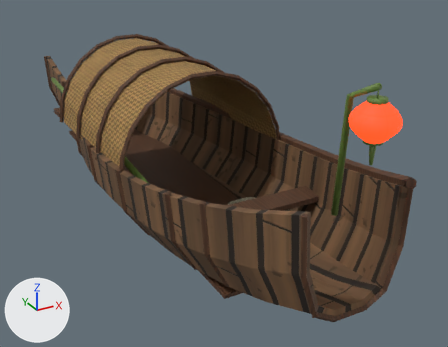
Before and after pictures for a commit that changed the glTF model godot/assets/environment/fishing_boat.glb.
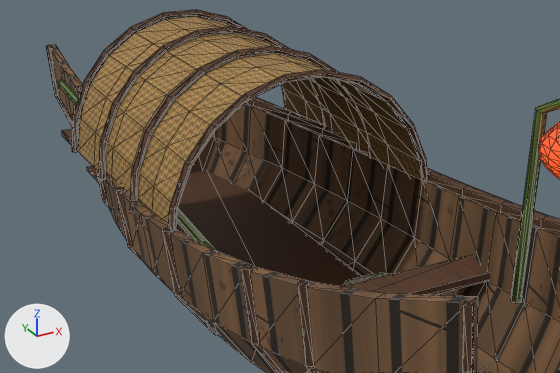
The first picture shows the older version from a 50 mm camera at (-2.04, -4.73, 2.51) aimed at (0.5, -0.11, 0.2). The close-ups show the older and then the newer version on the part from 3% to 81% of the width and 8% to 75% of the height of that picture. Only the edits that show in the close-ups are written down. Every picture has the same lights, and +X, +Y and +Z are marked at lower left. The close-ups show mesh edges as thin lines. Objects named as collision shapes, trigger or cutter boxes, shadow casters or lower levels of detail are left out. Vertices at exactly the same position are counted once.

Names of what the first close-up shows: 'BoatTrim', 'BowLantern', 'Canopy', 'Hull', 'OarAndPole' and 1 more.
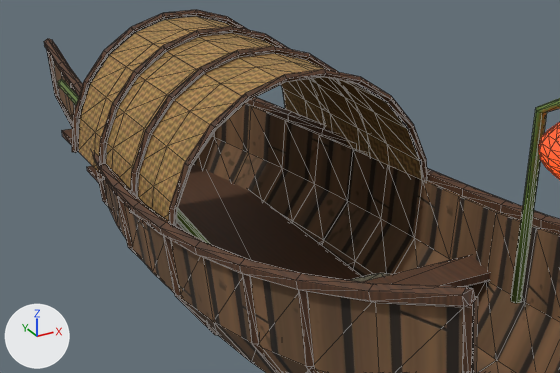
What changed in the scene script:
```text
Change me_boattrim:
    used by ob_boattrim; location = (0.0, 0.0, 0.0)
    remove me_boattrim.from_pydata(...)  # 594 vertices, 1120 faces; spans x -0.73..0.75, y -2.52..2.52, z 0.0..1.35
    add me_boattrim.from_pydata(...)  # 684 vertices, 1296 faces; spans x -0.75..0.75, y -2.52..2.52, z 0.0..1.35
    me_boattrim part 1: a new loose piece of 90 vertices spanning x -0.75..-0.33, y -2.51..2.51, z 0.63..1.12, in mat_qp_dark_wood
```

Boxes [x1, y1, x2, y2] around the edits, measured in the close-ups (560 x 373 px):
'BoatTrim', reshaped
    before: [46, 10, 560, 373]
    after: [44, 10, 560, 373]
part 1 of me_boattrim, added
    after: [44, 39, 475, 308]
